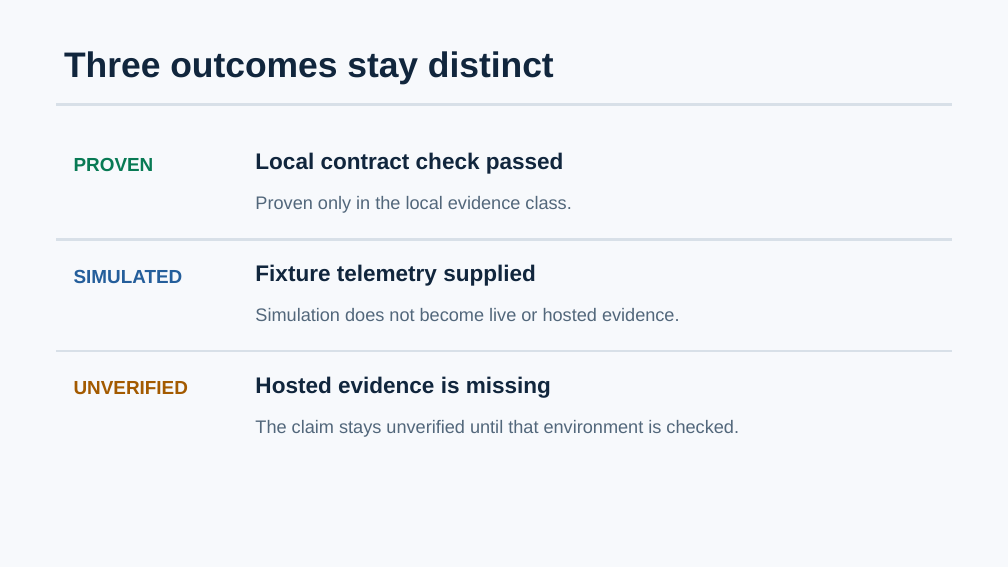
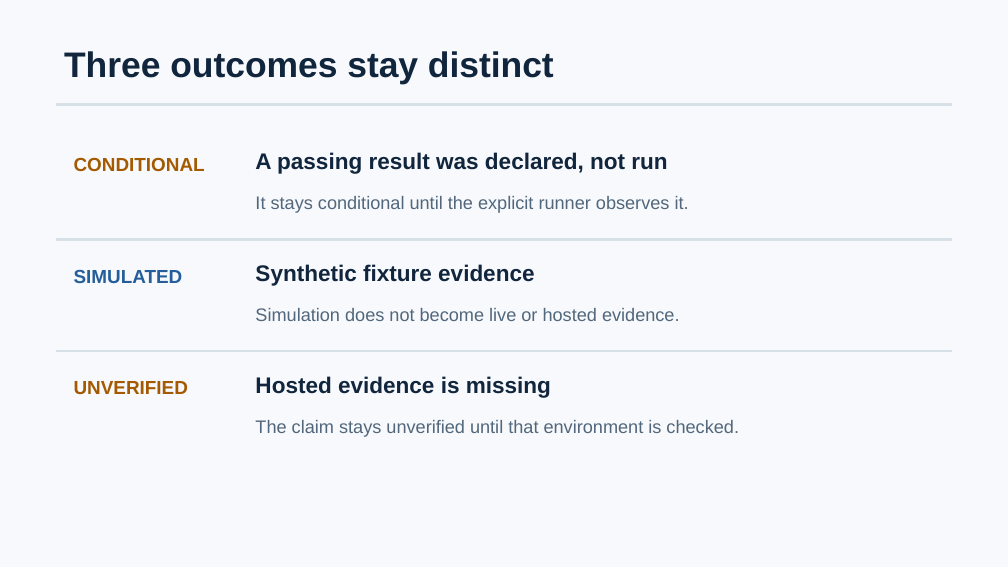
Before and after one commit to icecold009/proofline-ibm-bob, a slide deck: slide 4 of docs/submission/proofline-pitch.pptx. Drawn at 1008x567 pixels with LibreOffice and Linux fonts; fonts in the diff are those of the drawing. Boxes give left, top, right and bottom in pixels: in the first picture for what was removed or moved away, otherwise in the second. Text is boxed around its words. In the diff, an @@ line names an element or a change of style, - is before the commit and + after.

```diff
--- a/docs/submission/proofline-pitch.pptx
+++ b/docs/submission/proofline-pitch.pptx
@@ text at box(74, 157, 205, 172): text changed; text colour #087A54 to #A35A00 @@
-PROVEN
+CONDITIONAL
@@ text at box(255, 152, 667, 174): text changed @@
-Local contract check passed
+A passing result was declared, not run
@@ text at box(255, 196, 689, 213): text changed @@
-Proven only in the local evidence class.
+It stays conditional until the explicit runner observes it.
@@ text at box(255, 264, 534, 286): text changed @@
-Fixture telemetry supplied
+Synthetic fixture evidence
```
Also in this commit, not shown: 3 other slides changed, 33 other files.
